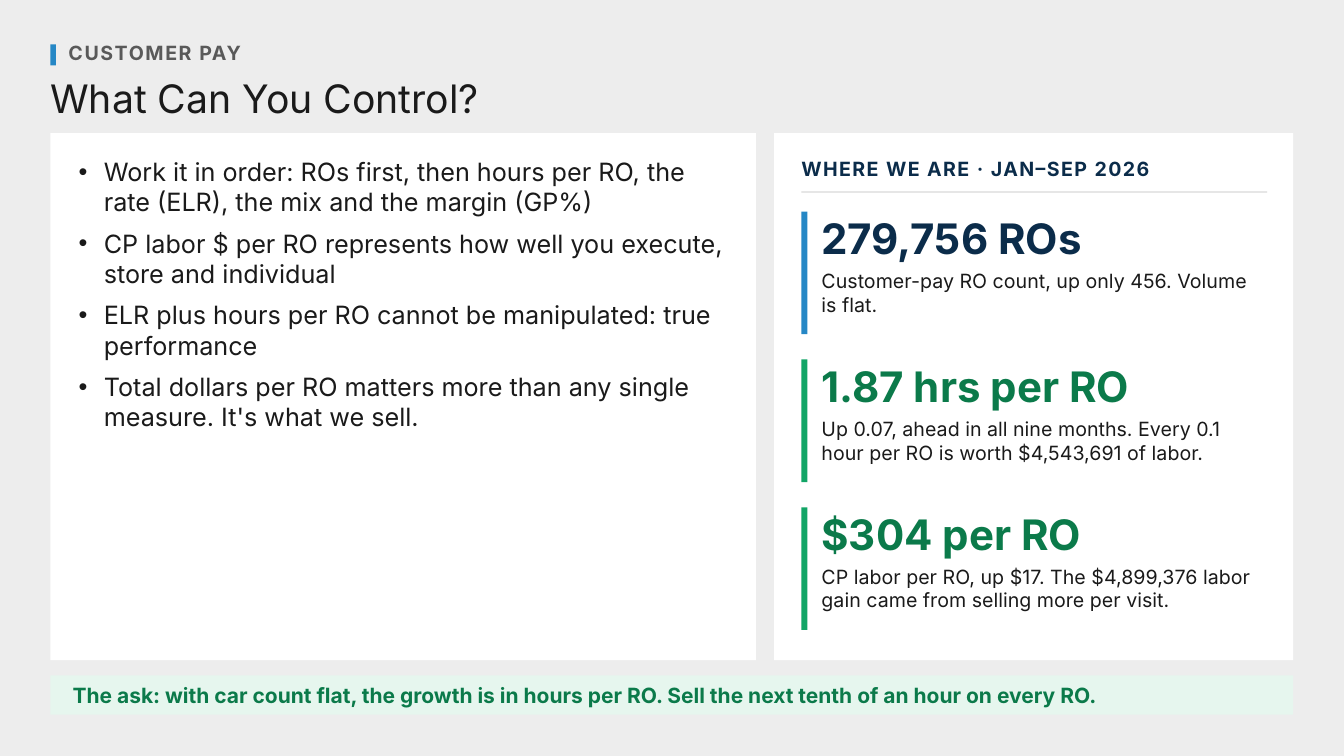
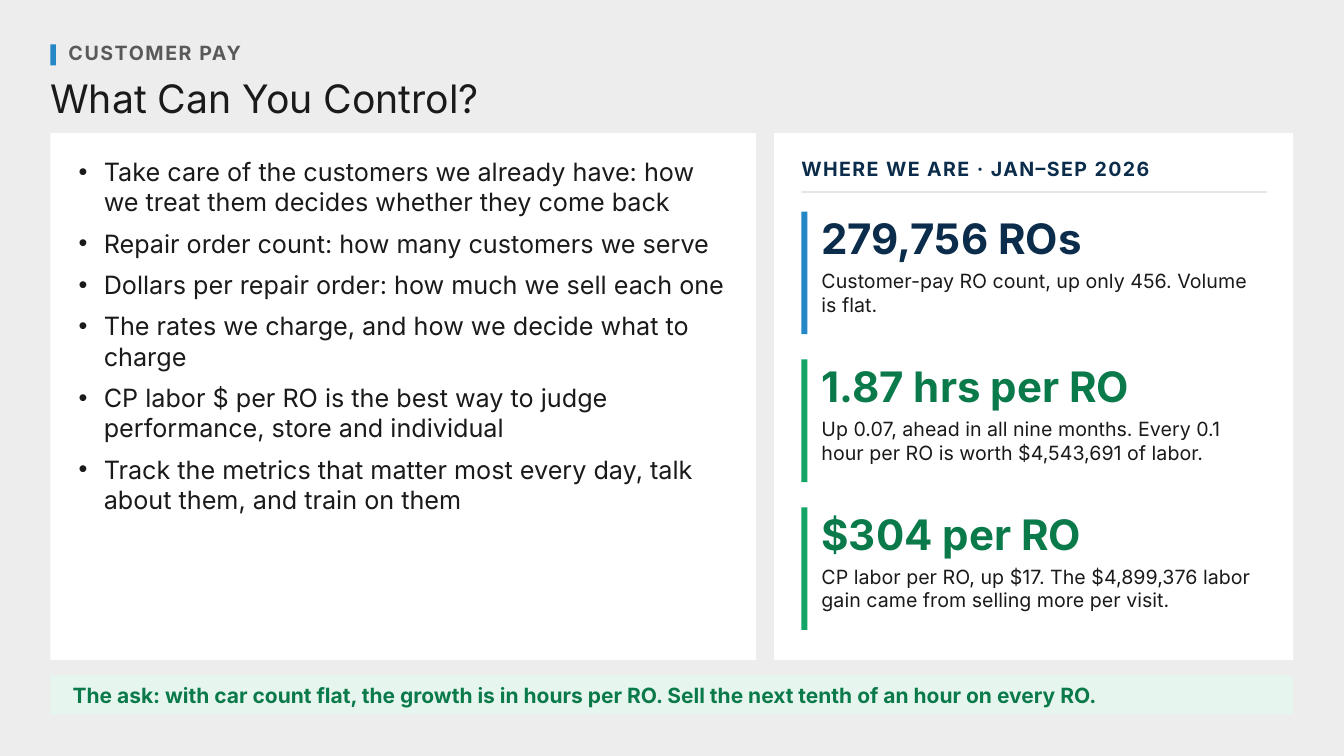
Before and after one commit to Ndresner/Noah, a slide deck: slide 42 of day2-deck/decks/Fixed Ops - Day 2 Example Test Deck.pptx (slide 43 before the commit). Drawn at 1344x756 pixels with LibreOffice and Linux fonts; fonts in the diff are those of the drawing. Boxes give left, top, right and bottom in pixels: in the first picture for what was removed or moved away, otherwise in the second. Text is boxed around its words. In the diff, an @@ line names an element or a change of style, - is before the commit and + after.

```diff
--- a/day2-deck/decks/Fixed Ops - Day 2 Example Test Deck.pptx
+++ b/day2-deck/decks/Fixed Ops - Day 2 Example Test Deck.pptx
@@ text at [104, 162, 724, 514]: text changed @@
-• Work it in order: ROs first, then hours per RO, the rate (ELR), the mix and the margin (GP%)
-• CP labor $ per RO represents how well you execute, store and individual
-• ELR plus hours per RO cannot be manipulated: true performance
-• Total dollars per RO matters more than any single measure. It's what we sell.
+• Take care of the customers we already have: how we treat them decides whether they come back
+• Repair order count: how many customers we serve
+• Dollars per repair order: how much we sell each one
+• The rates we charge, and how we decide what to charge
+• CP labor $ per RO is the best way to judge performance, store and individual
+• Track the metrics that matter most every day, talk about them, and train on them
```
Also in this commit, not shown: 43 other slides changed, 1 slide removed, 46 other files.
